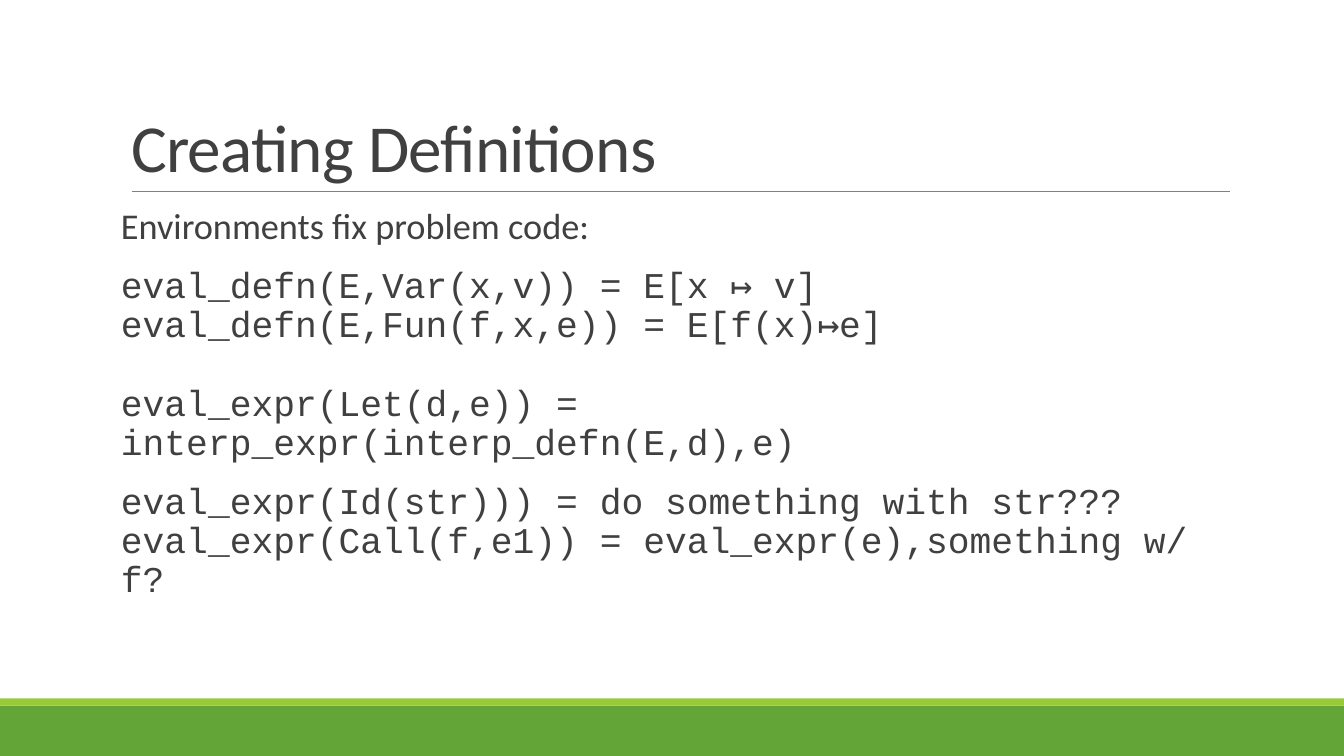
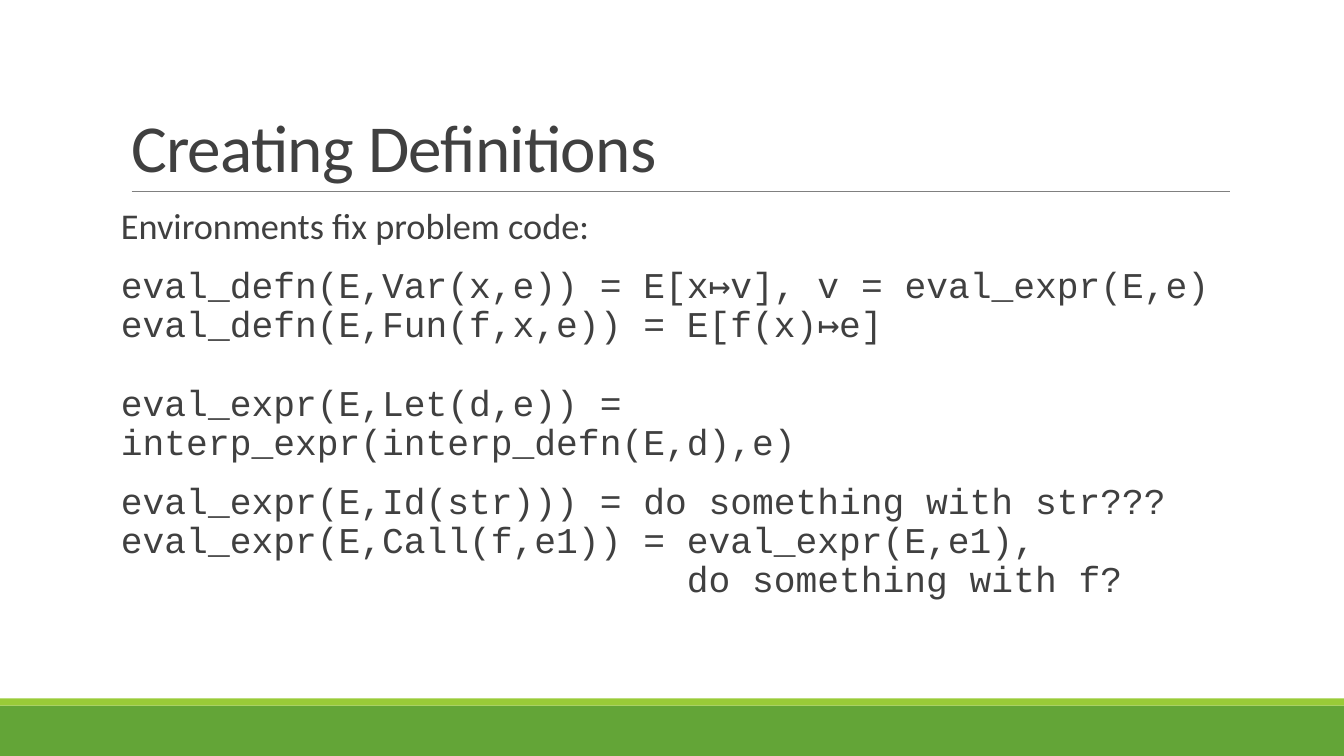
Before and after one commit to rbohrer/pl-course, a slide deck: slide 26 of LectureSlides/05Evaluators.pptx. Drawn at 1344x756 pixels with LibreOffice and Linux fonts; fonts in the diff are those of the drawing. Boxes give left, top, right and bottom in pixels: in the first picture for what was removed or moved away, otherwise in the second. Text is boxed around its words. In the diff, an @@ line names an element or a change of style, - is before the commit and + after.

```diff
--- a/LectureSlides/05Evaluators.pptx
+++ b/LectureSlides/05Evaluators.pptx
@@ text at [121,272,1210,600]: text changed @@
-eval_defn(E,Var(x,v)) = E[x ↦ v]
-eval_defn(E,Fun(f,x,e)) = E[f(x)↦e]
-eval_expr(Let(d,e)) = interp_expr(interp_defn(E,d),e)
-eval_expr(Id(str))) = do something with str???
-eval_expr(Call(f,e1)) = eval_expr(e),something w/ f?
+eval_defn(E,Var(x,e)) = E[x↦v], v = eval_expr(E,e)
+eval_defn(E,Fun(f,x,e)) = E[f(x)↦e]
+eval_expr(E,Let(d,e)) = interp_expr(interp_defn(E,d),e)
+eval_expr(E,Id(str))) = do something with str???
+eval_expr(E,Call(f,e1)) = eval_expr(E,e1),
+do something with f?
```
Also in this commit, not shown: 6 other slides changed.
